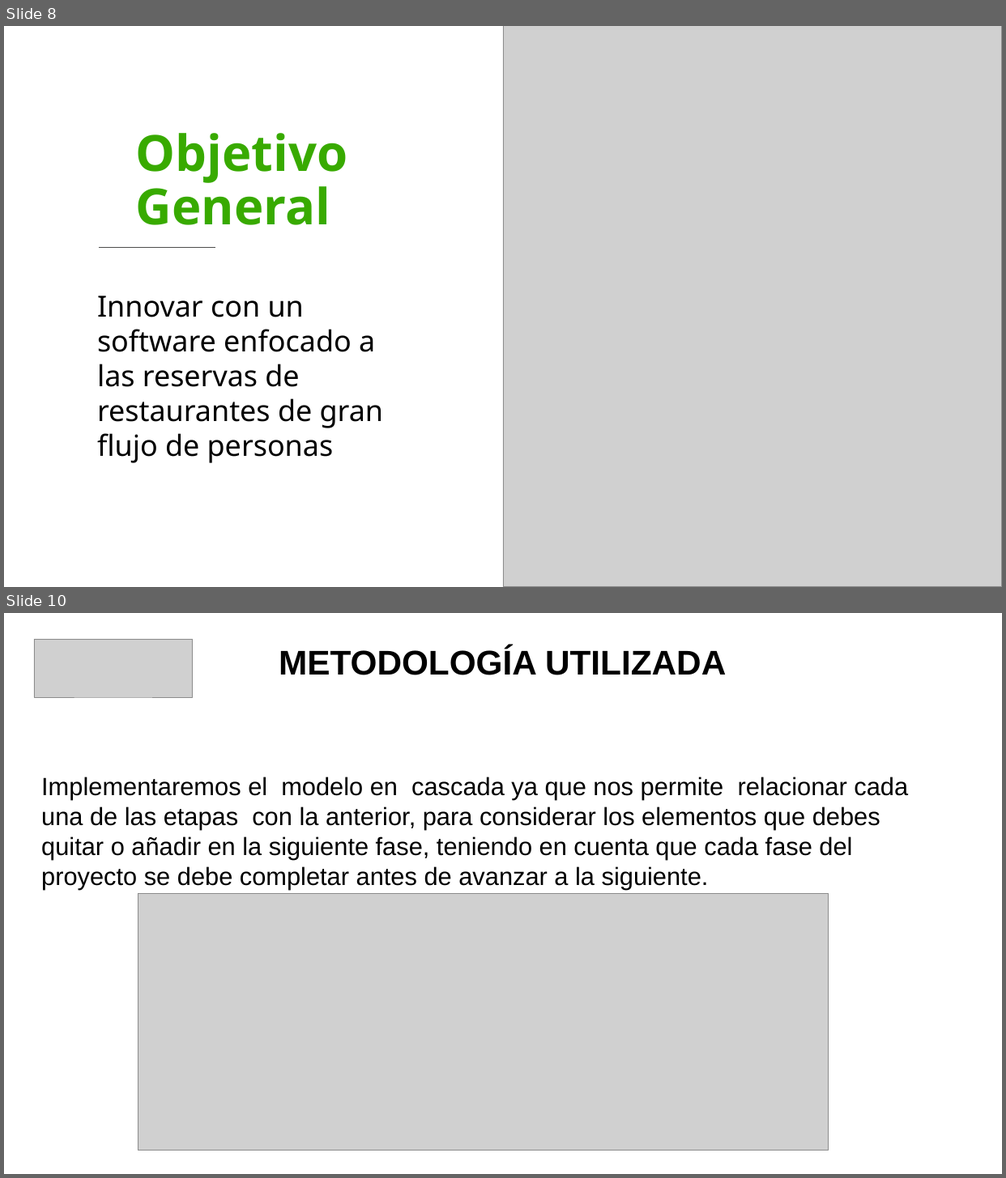
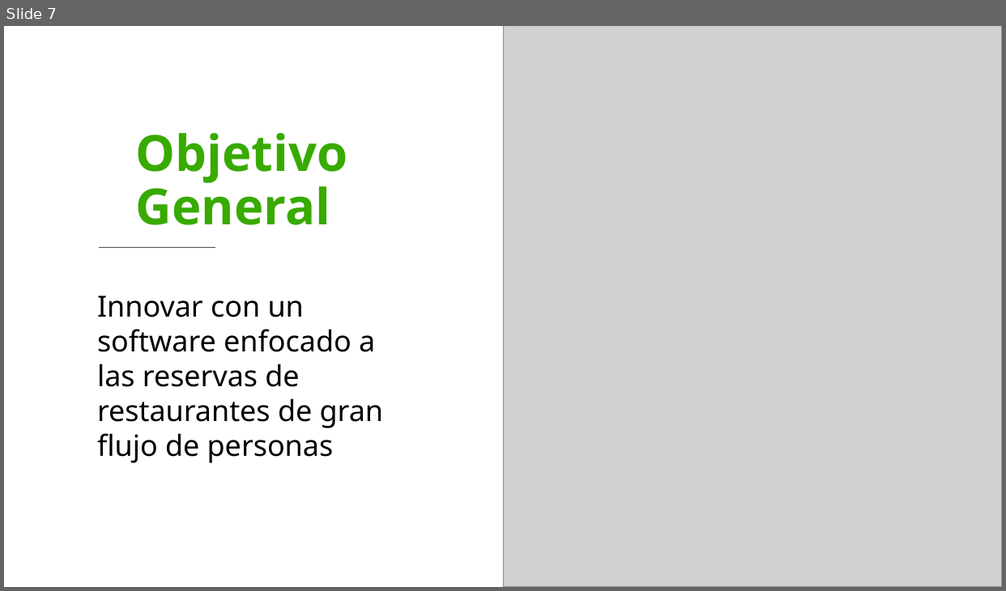
Before and after one commit to SebastianPacheco05/Reservify, a slide deck: docs/docs/files/GC-F-004FormatoPlantillaPresentacionPowerPointV09 (2).pptx. Shown one above the other, each under a label of ours: slides 8 and 10 before the commit, slide 7 after it; the slides between them are not shown. The pictures are 1006x1178 and 1006x591 pixels, drawn with LibreOffice and Linux fonts; fonts in the diff are those of the drawing; grey boxes stand for pictures; background and template pictures are left out. Boxes give left, top, right and bottom in pixels: in the first picture for what was removed or moved away, otherwise in the second. Text is boxed around its words. In the diff, an @@ line names an element or a change of style, - is before the commit and + after.

```diff
--- a/docs/docs/files/GC-F-004FormatoPlantillaPresentacionPowerPointV09 (2).pptx
+++ b/docs/docs/files/GC-F-004FormatoPlantillaPresentacionPowerPointV09 (2).pptx
@@ slide 10 removed at box(4, 613, 1002, 1174), background picture (left out) @@
@@ picture removed at box(34, 639, 193, 697) @@
@@ text removed at box(279, 647, 726, 675) @@
-METODOLOGÍA UTILIZADA
@@ text removed at box(41, 777, 908, 889) @@
-Implementaremos el modelo en cascada ya que nos permite relacionar cada una de las etapas con la anterior, para considerar los elementos que debes quitar o añadir en la siguiente fase, teniendo en cuenta que cada fase del proyecto se debe completar antes de avanzar a la siguiente.
@@ picture removed at box(138, 894, 829, 1151) @@
@@ what was slide 8 is now slide 7 @@
```
Also in this commit, not shown: 15 slides changed, 2 slides added, 7 other slides removed, 1 other file.
